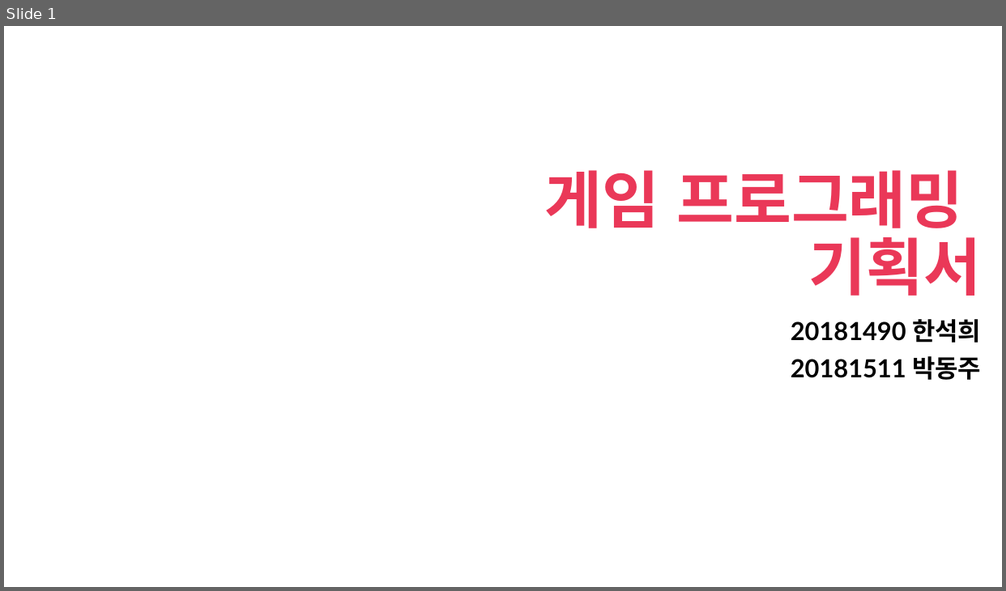
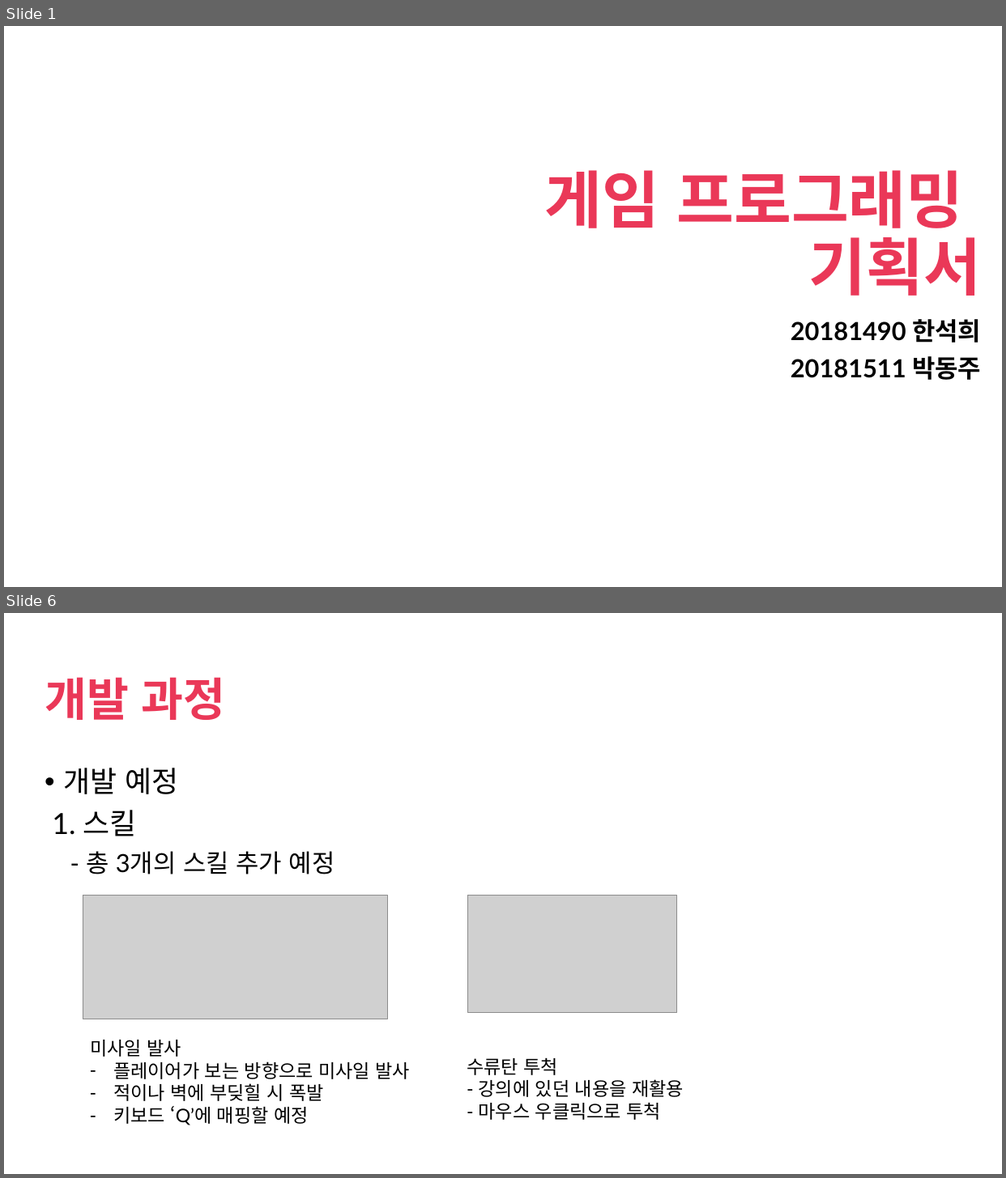
Before and after one commit to seokhee123/DBLAB, a slide deck: 게임 프로그래밍.pptx. Shown one above the other, each under a label of ours: slide 1 before the commit, slides 1 and 6 after it; the slides between them are not shown. The pictures are 1006x591 and 1006x1178 pixels, drawn with LibreOffice and Linux fonts; fonts in the diff are those of the drawing; grey boxes stand for pictures; background and template pictures are left out. Boxes give left, top, right and bottom in pixels: in the first picture for what was removed or moved away, otherwise in the second. Text is boxed around its words. In the diff, an @@ line names an element or a change of style, - is before the commit and + after.

```diff
--- a/게임 프로그래밍.pptx
+++ b/게임 프로그래밍.pptx
@@ slide 6 added at [4,613,1002,1174], background picture (left out) @@
@@ title added at [44,677,226,720], 44 pt, text #EA3858, bold @@
+개발 과정
@@ text added at [52,768,335,875], 24 pt, text #000000 @@
+• 개발 예정
+1. 스킬
+- 총 3개의 스킬 추가 예정
@@ picture added at [83,895,387,1019] @@
@@ picture added at [468,895,677,1013] @@
@@ text added at [90,1040,410,1126], 18 pt, text #000000 @@
+미사일 발사
+– 플레이어가 보는 방향으로 미사일 발사
+– 적이나 벽에 부딪힐 시 폭발
+– 키보드 ‘Q’에 매핑할 예정
@@ text added at [467,1058,684,1120], 18 pt, text #000000 @@
+수류탄 투척
+- 강의에 있던 내용을 재활용
+- 마우스 우클릭으로 투척
```
Also in this commit, not shown: 2 slides changed, 4 other slides added.
